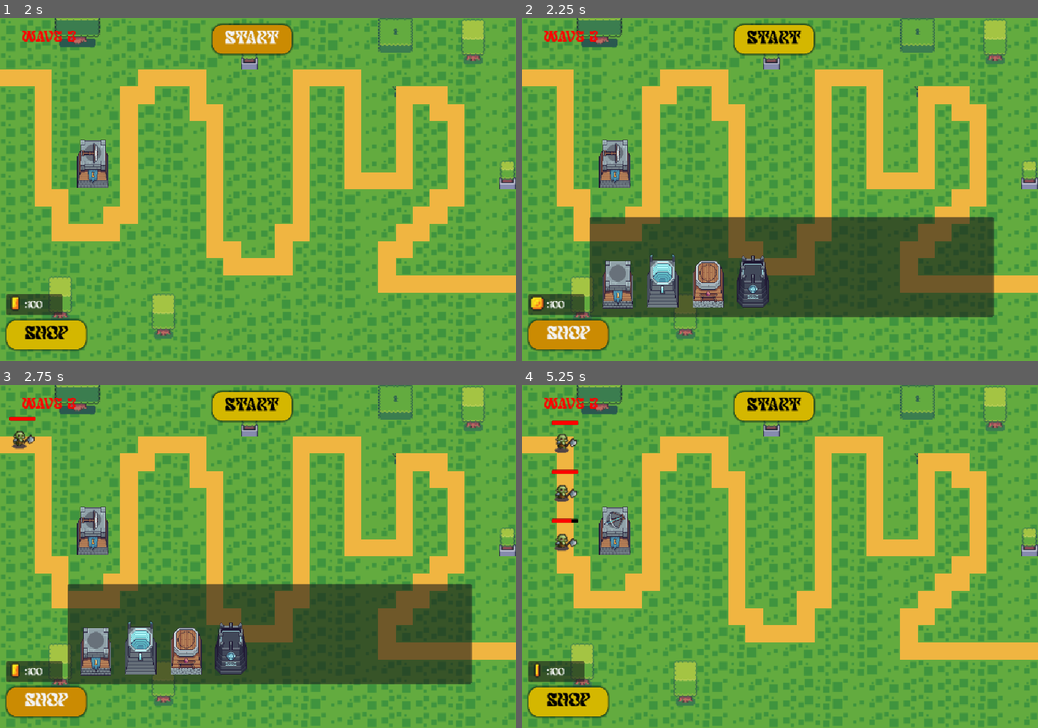
Above: before the commit, frames 1-4 (two rows, left to right).
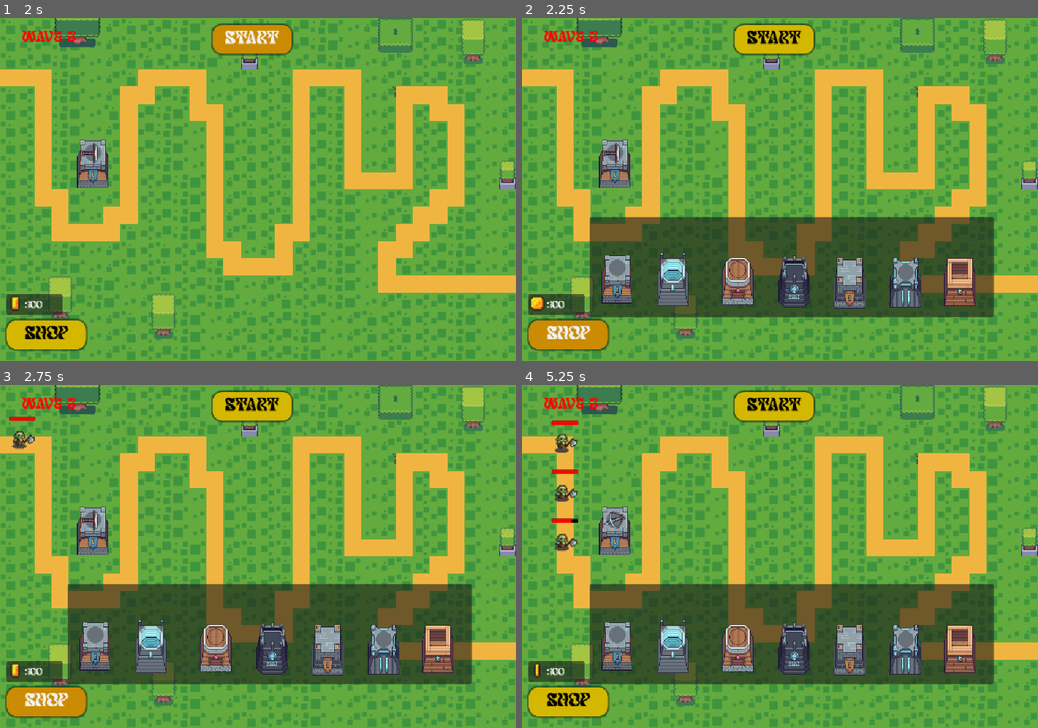
Above: after the commit, the same moments.

Repository: NNKD-Kevin/tower-defense
Game: Godot game, scene res://scenes/main.tscn
The game is run twice, just before and just after one commit, with the same random seed, the same clock (stepped at 60 frames per second) and the same inputs.
Inputs (mouse positions are in pixels of both pictures, inside the frame that each line leads up to):
- Up to frame 1 (2 s): click "Start" at 0.5 s; click "Start" at 1.25 s
- Up to frame 2 (2.25 s): click "Shop" at 2 s
- Up to frame 3 (2.75 s): no input
- Up to frame 4 (5.25 s): click (852, 645) at 2.77 s; click (903, 642) at 3.52 s; click (960, 625) at 4.27 s; tap Enter at 5 s; drag from (614, 532) to (831, 481) at 5.02 s

Frame 1 is identical in both runs. In frame 2, 6.9% of the frame differs, in the area x 15-88%, y 68-85%; in frame 3, 6.9%; in frame 4, 23%, in the area x 13-92%, y 57-88%.

Commit message:
add all towers and setting the make change in setting of hover, press, focus for all towers

Diff:
--- a/tower-defense/scenes/main.tscn
+++ b/tower-defense/scenes/main.tscn
@@ -10,6 +10,9 @@
 [ext_resource type="Texture2D" uid="uid://1yqmsdfks4wl" path="res://assets/towers/Tower 02.png" id="7_ya4ey"]
 [ext_resource type="Texture2D" uid="uid://xi68nacmkowb" path="res://assets/towers/Tower 03.png" id="8_eb6dy"]
 [ext_resource type="Texture2D" uid="uid://ivggd5n5ov07" path="res://assets/towers/Tower 05.png" id="9_trceg"]
+[ext_resource type="Texture2D" uid="uid://b88fnj1p03n70" path="res://assets/towers/Tower 06.png" id="10_trceg"]
+[ext_resource type="Texture2D" uid="uid://cihcnic8pqvkm" path="res://assets/towers/Tower 07.png" id="11_a8y0u"]
+[ext_resource type="Texture2D" uid="uid://cecr6mejk5qxs" path="res://assets/towers/Tower 08.png" id="12_jkv2x"]
 
 [sub_resource type="TileSetAtlasSource" id="TileSetAtlasSource_jyhfs"]
 texture = ExtResource("1_0wfyh")
@@ -313,6 +316,12 @@
 
 [sub_resource type="StyleBoxEmpty" id="StyleBoxEmpty_ql4es"]
 
+[sub_resource type="StyleBoxEmpty" id="StyleBoxEmpty_a8y0u"]
+
+[sub_resource type="StyleBoxEmpty" id="StyleBoxEmpty_jkv2x"]
+
+[sub_resource type="StyleBoxEmpty" id="StyleBoxEmpty_jbj1t"]
+
 [sub_resource type="AtlasTexture" id="AtlasTexture_auskg"]
 atlas = ExtResource("6_choun")
 region = Rect2(0, 0, 62, 128)
@@ -334,6 +343,24 @@
 [sub_resource type="AtlasTexture" id="AtlasTexture_o5tgd"]
 atlas = ExtResource("9_trceg")
 region = Rect2(0, 0, 64.54001, 128)
+
+[sub_resource type="StyleBoxEmpty" id="StyleBoxEmpty_8vrlf"]
+
+[sub_resource type="AtlasTexture" id="AtlasTexture_1vivr"]
+atlas = ExtResource("10_trceg")
+region = Rect2(0, 0, 64.80002, 128)
+
+[sub_resource type="StyleBoxEmpty" id="StyleBoxEmpty_v5gy4"]
+
+[sub_resource type="AtlasTexture" id="AtlasTexture_8vrlf"]
+atlas = ExtResource("11_a8y0u")
+region = Rect2(0, 0, 64.80002, 128)
+
+[sub_resource type="StyleBoxEmpty" id="StyleBoxEmpty_qbdty"]
+
+[sub_resource type="AtlasTexture" id="AtlasTexture_v5gy4"]
+atlas = ExtResource("12_jkv2x")
+region = Rect2(0, 0, 64.80002, 192)
 
 [sub_resource type="AtlasTexture" id="AtlasTexture_o6xl0"]
 atlas = ExtResource("6_tefeu")
@@ -478,39 +505,69 @@
 
 [node name="tower1" type="Button" parent="CanvasLayer/Panel" unique_id=1808364496]
 layout_mode = 0
-offset_left = 25.0
-offset_top = 55.0
-offset_right = 99.0
-offset_bottom = 191.0
+offset_left = 24.0
+offset_top = 44.0
+offset_right = 98.0
+offset_bottom = 180.0
 theme_override_styles/normal = SubResource("StyleBoxEmpty_ql4es")
+theme_override_styles/pressed = SubResource("StyleBoxEmpty_a8y0u")
+theme_override_styles/hover = SubResource("StyleBoxEmpty_jkv2x")
+theme_override_styles/focus = SubResource("StyleBoxEmpty_jbj1t")
 icon = SubResource("AtlasTexture_auskg")
 
 [node name="tower2" type="Button" parent="CanvasLayer/Panel" unique_id=86148371]
 layout_mode = 0
-offset_left = 116.0
-offset_top = -10.0
-offset_right = 188.0
-offset_bottom = 190.0
+offset_left = 137.0
+offset_top = -14.0
+offset_right = 209.0
+offset_bottom = 186.0
 theme_override_styles/normal = SubResource("StyleBoxEmpty_0sxyj")
 icon = SubResource("AtlasTexture_d2pp6")
 
 [node name="tower3" type="Button" parent="CanvasLayer/Panel" unique_id=1688739406]
 layout_mode = 0
-offset_left = 209.0
-offset_top = 54.0
-offset_right = 282.0
-offset_bottom = 190.0
+offset_left = 269.0
+offset_top = 48.0
+offset_right = 342.0
+offset_bottom = 184.0
 theme_override_styles/normal = SubResource("StyleBoxEmpty_o5tgd")
 icon = SubResource("AtlasTexture_u7cuq")
 
 [node name="tower5" type="Button" parent="CanvasLayer/Panel" unique_id=952758299]
 layout_mode = 0
-offset_left = 300.0
+offset_left = 384.0
 offset_top = 57.0
-offset_right = 364.0
+offset_right = 448.0
 offset_bottom = 185.0
 theme_override_styles/normal = SubResource("StyleBoxEmpty_s5u3a")
 icon = SubResource("AtlasTexture_o5tgd")
+
+[node name="tower6" type="Button" parent="CanvasLayer/Panel" unique_id=883083611]
+layout_mode = 0
+offset_left = 497.0
+offset_top = 59.0
+offset_right = 561.0
+offset_bottom = 187.0
+theme_override_styles/normal = SubResource("StyleBoxEmpty_8vrlf")
+icon = SubResource("AtlasTexture_1vivr")
+
+[node name="tower7" type="Button" parent="CanvasLayer/Panel" unique_id=868990379]
+layout_mode = 0
+offset_left = 611.0
+offset_top = 57.0
+offset_right = 675.0
+offset_bottom = 185.0
+theme_override_styles/normal = SubResource("StyleBoxEmpty_v5gy4")
+icon = SubResource("AtlasTexture_8vrlf")
+
+[node name="Button" type="Button" parent="CanvasLayer/Panel" unique_id=454157653]
+layout_mode = 0
+offset_left = 721.0
+offset_top = -10.0
+offset_right = 785.0
+offset_bottom = 182.0
+theme_override_styles/normal = SubResource("StyleBoxEmpty_qbdty")
+icon = SubResource("AtlasTexture_v5gy4")
 
 [node name="Shop" type="Button" parent="CanvasLayer" unique_id=1427675814]
 offset_left = 14.0
